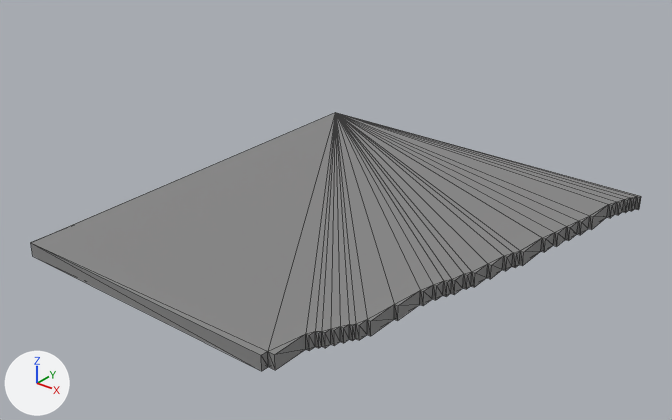
Before and after pictures for a commit that changed the OBJ model Assets/Models/Main Island/Main Island-5.obj.
Camera for both pictures: a 50 mm lens placed at (131.9, -180.3, 116.6), pointed at (-8.5, -4.8, 7.8). Lighting does not change. The marker at lower left points along +X, +Y and +Z. Mesh edges are drawn as thin lines. Where no turn or scale is listed for an object, it has been applied to the vertices. Vertices at the same position are counted once.

Objects in the first picture: 'Main Island-5'.
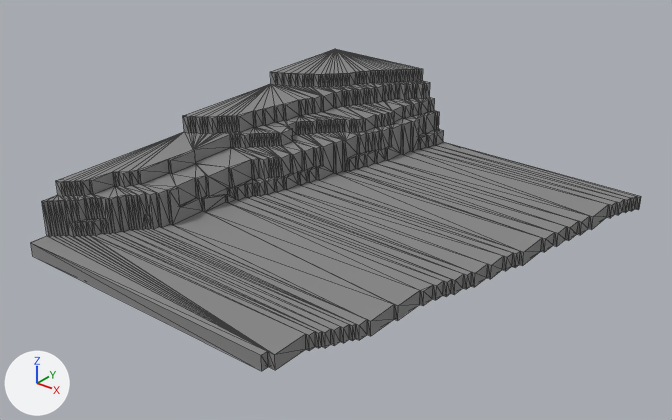
Where the change shows, as pixel boxes (x1, y1, x2, y2) in the pictures (672 x 420 px):
```json
{"object": "Main Island-5", "change": "reshaped", "before": [31, 112, 641, 371], "after": [31, 49, 641, 371], "on screen": "24% taller"}
{"part": 1, "of": "me_main_island_5", "change": "added", "after": [31, 49, 641, 354]}
```

The change, as JSON lines over the scene's bpy script:
```json
{"block": "me_main_island_5", "where": "# used by ob_main_island_5; location = (0.0, 0.0, 0.0)"}
{"op": "remove", "block": "me_main_island_5", "code": "me_main_island_5.from_pydata(...)  # 128 vertices, 252 faces; spans x -63.0..49.0, y -63.0..63.0, z 0.0..4.0"}
{"op": "add", "block": "me_main_island_5", "code": "me_main_island_5.from_pydata(...)  # 862 vertices, 1720 faces; spans x -63.0..49.0, y -63.0..63.0, z 0.0..27.0"}
{"block": "me_main_island_5", "change": "me_main_island_5 part 1: 735 vertices added at x -63.0..-18.0, y -58.0..63.0, z 4.0..27.0"}
```
